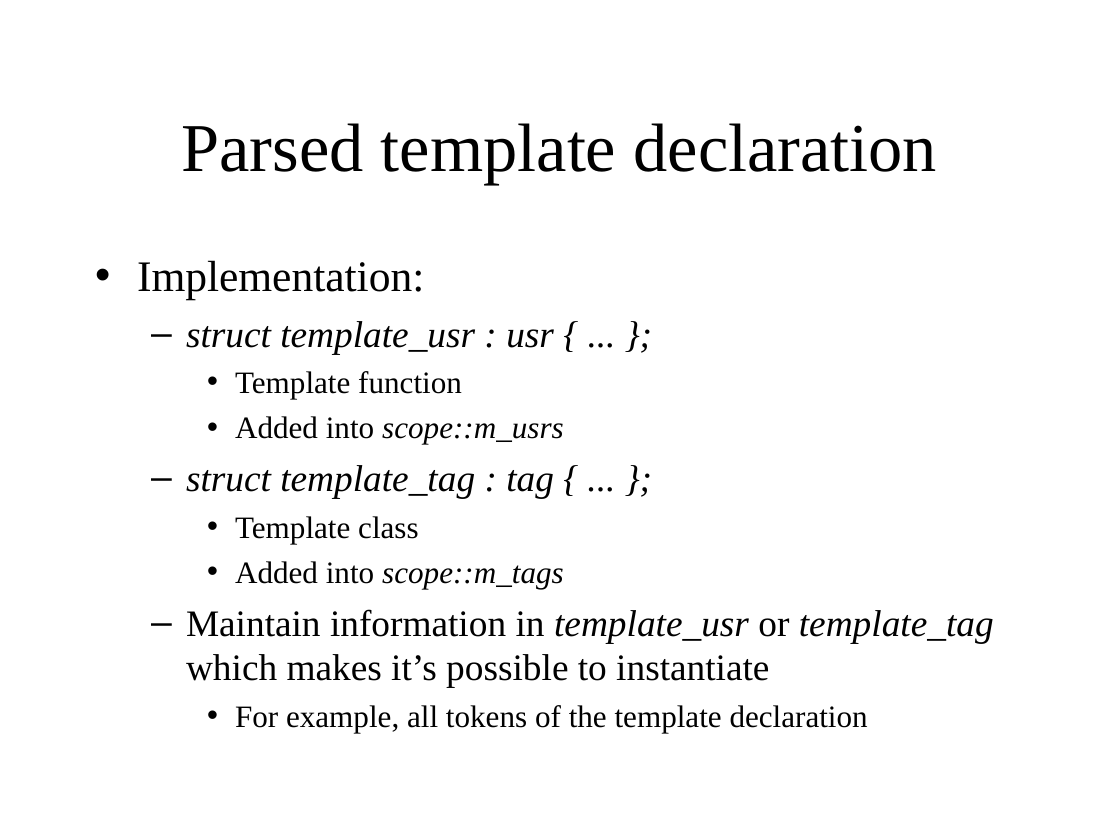
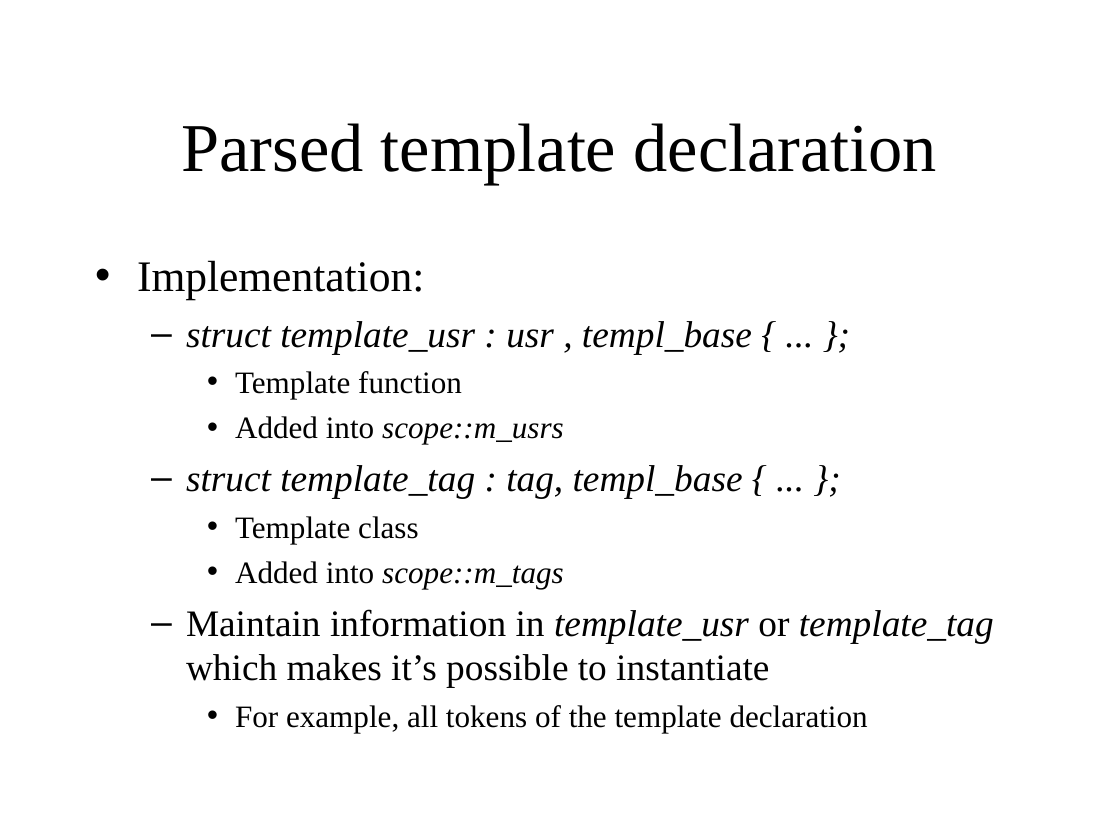
Before and after one commit to KeiHasegawa/cxx_doc, a slide deck: slide 5 of 14_template_parse_e.ppt. Drawn at 1120x840 pixels with LibreOffice and Linux fonts; fonts in the diff are those of the drawing. Boxes give left, top, right and bottom in pixels: in the first picture for what was removed or moved away, otherwise in the second. Text is boxed around its words. In the diff, an @@ line names an element or a change of style, - is before the commit and + after.

```diff
--- a/14_template_parse_e.ppt
+++ b/14_template_parse_e.ppt
@@ text at [186, 321, 752, 354]: text changed @@
-  – struct template_usr : usr { ... };
+  – struct template_usr : usr , templ_base { ... };
@@ text at [186, 465, 743, 498]: text changed @@
-  – struct template_tag : tag { ... };
+  – struct template_tag : tag, templ_base { ... };
```
Also in this commit, not shown: 2 other slides changed, 3 slides added, 1 other file.
